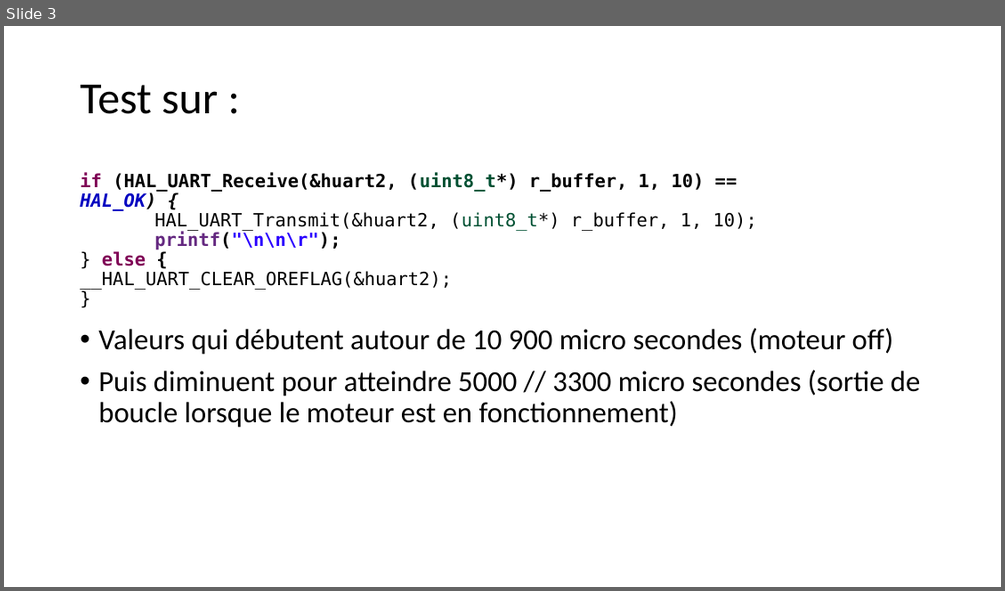
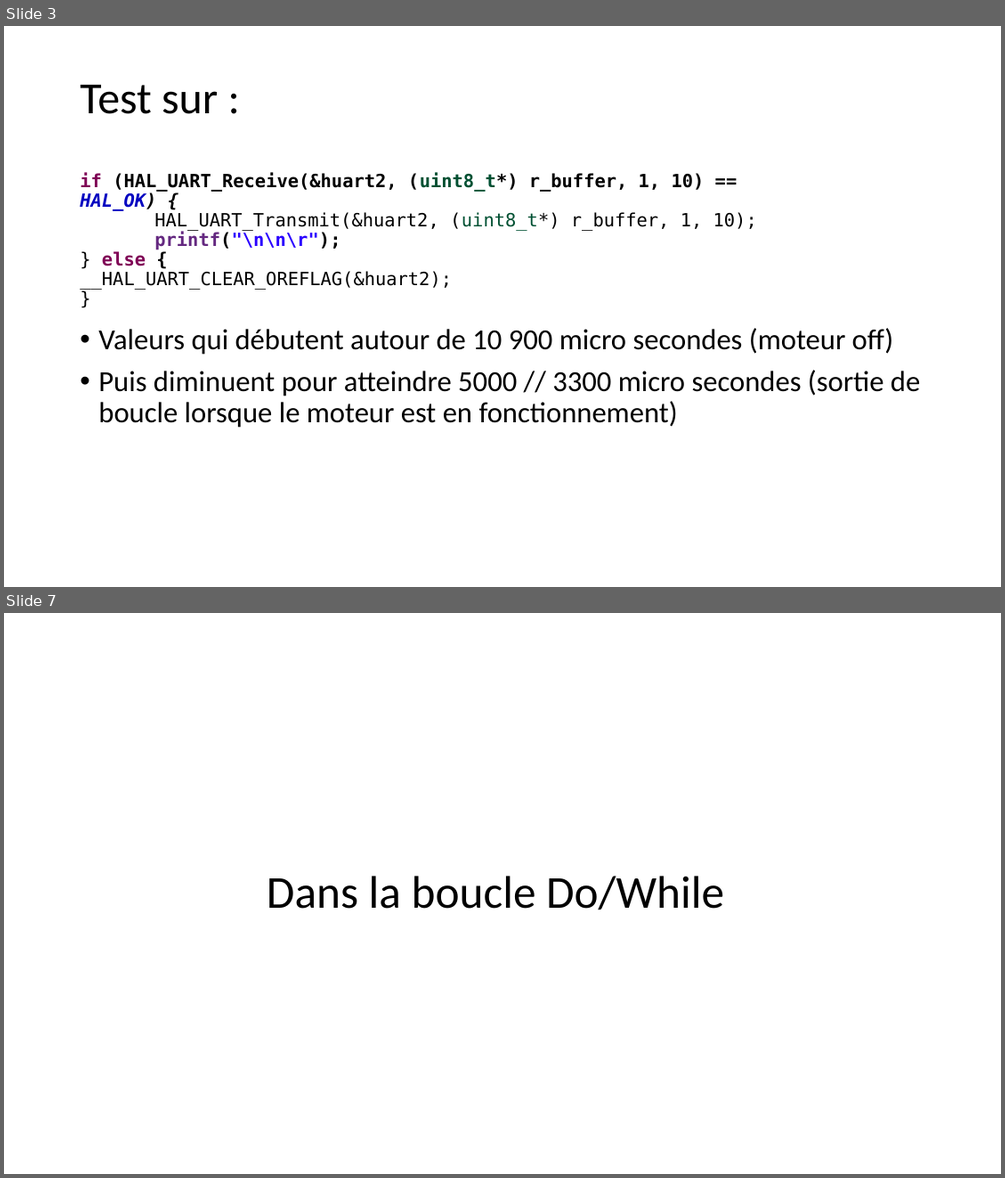
Before and after one commit to InnovationLab-EFREIParis/Stage_1DOF_DroneBench, a slide deck: 01_doc/Presentations/Courte présentation des résultats du compteur - 28_11_22.pptx. Shown one above the other, each under a label of ours: slide 3 before the commit, slides 3 and 7 after it; the slides between them are not shown. The pictures are 1005x591 and 1005x1178 pixels, drawn with LibreOffice and Linux fonts; fonts in the diff are those of the drawing. Boxes give left, top, right and bottom in pixels: in the first picture for what was removed or moved away, otherwise in the second. Text is boxed around its words. In the diff, an @@ line names an element or a change of style, - is before the commit and + after.

```diff
--- a/01_doc/Presentations/Courte présentation des résultats du compteur - 28_11_22.pptx
+++ b/01_doc/Presentations/Courte présentation des résultats du compteur - 28_11_22.pptx
@@ slide 7 added at [4,613,1001,1174], background #FFFFFF @@
@@ title added at [267,876,724,910], 44 pt, text #000000 @@
+Dans la boucle Do/While
```
Also in this commit, not shown: 6 other slides added, 5 other files.
